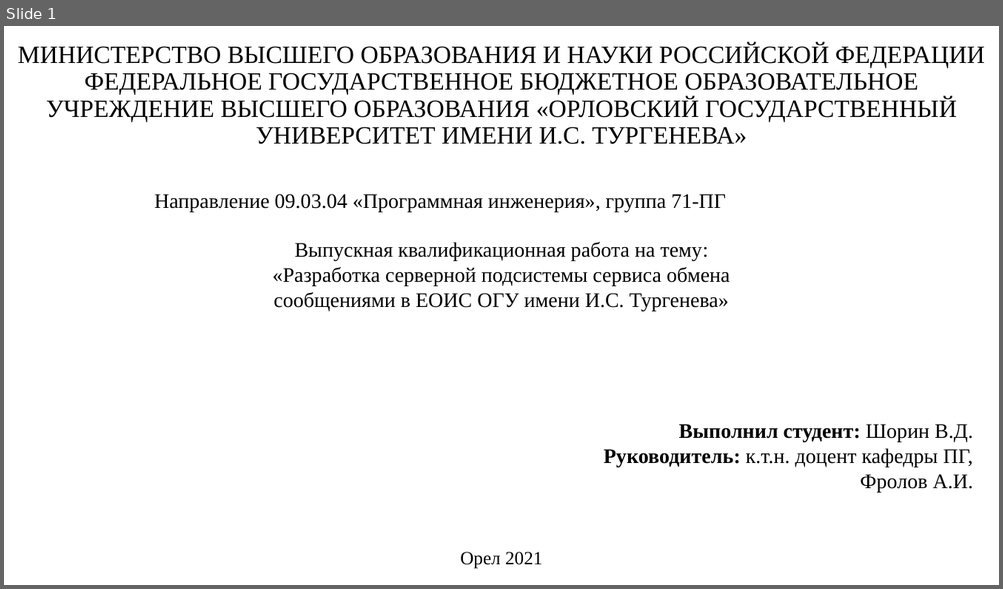
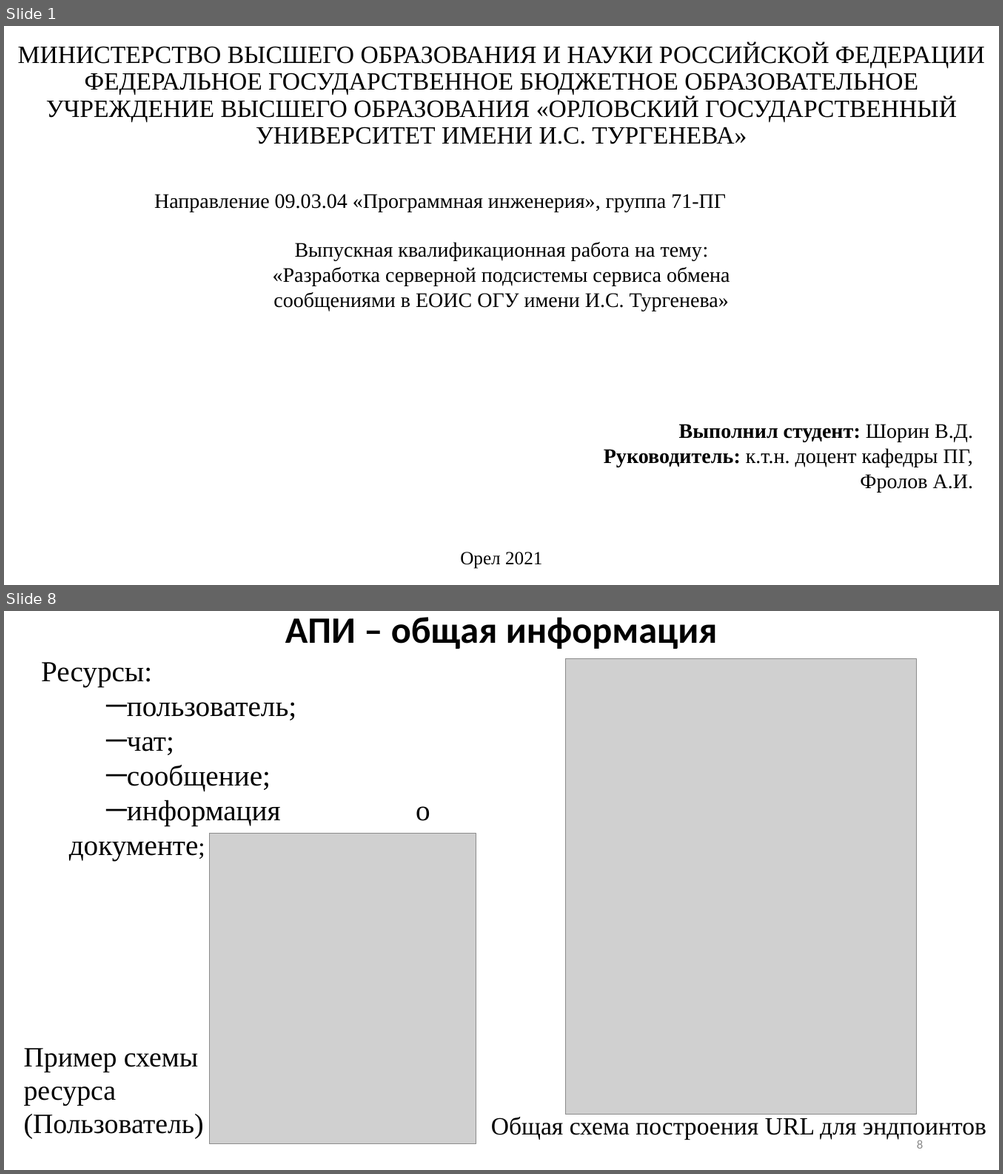
Before and after one commit to Kniger33/Institute, a slide deck: Diploma/Диплом/Преза/ВКР_Шорин.pptx. Shown one above the other, each under a label of ours: slide 1 before the commit, slides 1 and 8 after it; the slides between them are not shown. The pictures are 1003x589 and 1003x1174 pixels, drawn with LibreOffice and Linux fonts; fonts in the diff are those of the drawing; grey boxes stand for pictures. Boxes give left, top, right and bottom in pixels: in the first picture for what was removed or moved away, otherwise in the second. Text is boxed around its words. In the diff, an @@ line names an element or a change of style, - is before the commit and + after.

```diff
--- a/Diploma/Диплом/Преза/ВКР_Шорин.pptx
+++ b/Diploma/Диплом/Преза/ВКР_Шорин.pptx
@@ slide 8 added at (x1=4, y1=611, x2=999, y2=1170), background #FFFFFF @@
@@ title added at (x1=285, y1=617, x2=717, y2=649), 36 pt, text #000000, bold @@
+АПИ – общая информация
@@ text added at (x1=41, y1=662, x2=430, y2=826), 28 pt, text #000000 @@
+Ресурсы:
+─ пользователь;
+─ чат;
+─ сообщение;
+─ информация о документе;
@@ picture added at (x1=565, y1=659, x2=916, y2=1115) @@
@@ picture added at (x1=209, y1=833, x2=476, y2=1145) @@
@@ text added at (x1=24, y1=1048, x2=204, y2=1139), 27 pt, text #000000 @@
+Пример схемы ресурса (Пользователь)
@@ text added at (x1=491, y1=1117, x2=986, y2=1140), 24 pt, text #000000 @@
+Общая схема построения URL для эндпоинтов
@@ page number added at (x1=916, y1=1140, x2=922, y2=1149), 12 pt, text #8C8C8C @@
+8
```
Also in this commit, not shown: 6 slides changed, 4 other slides added, 2 slides removed, 2 other files.
